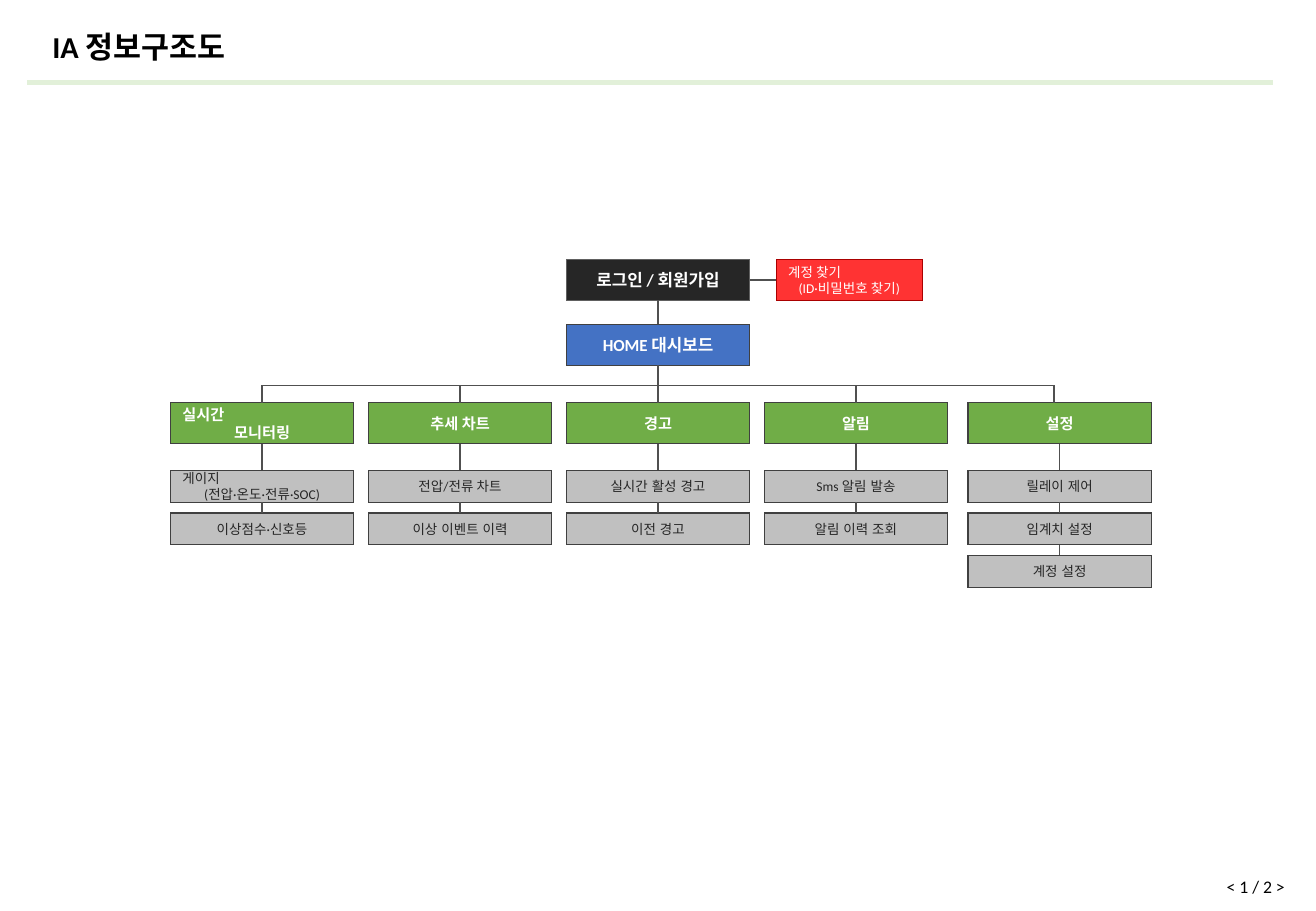
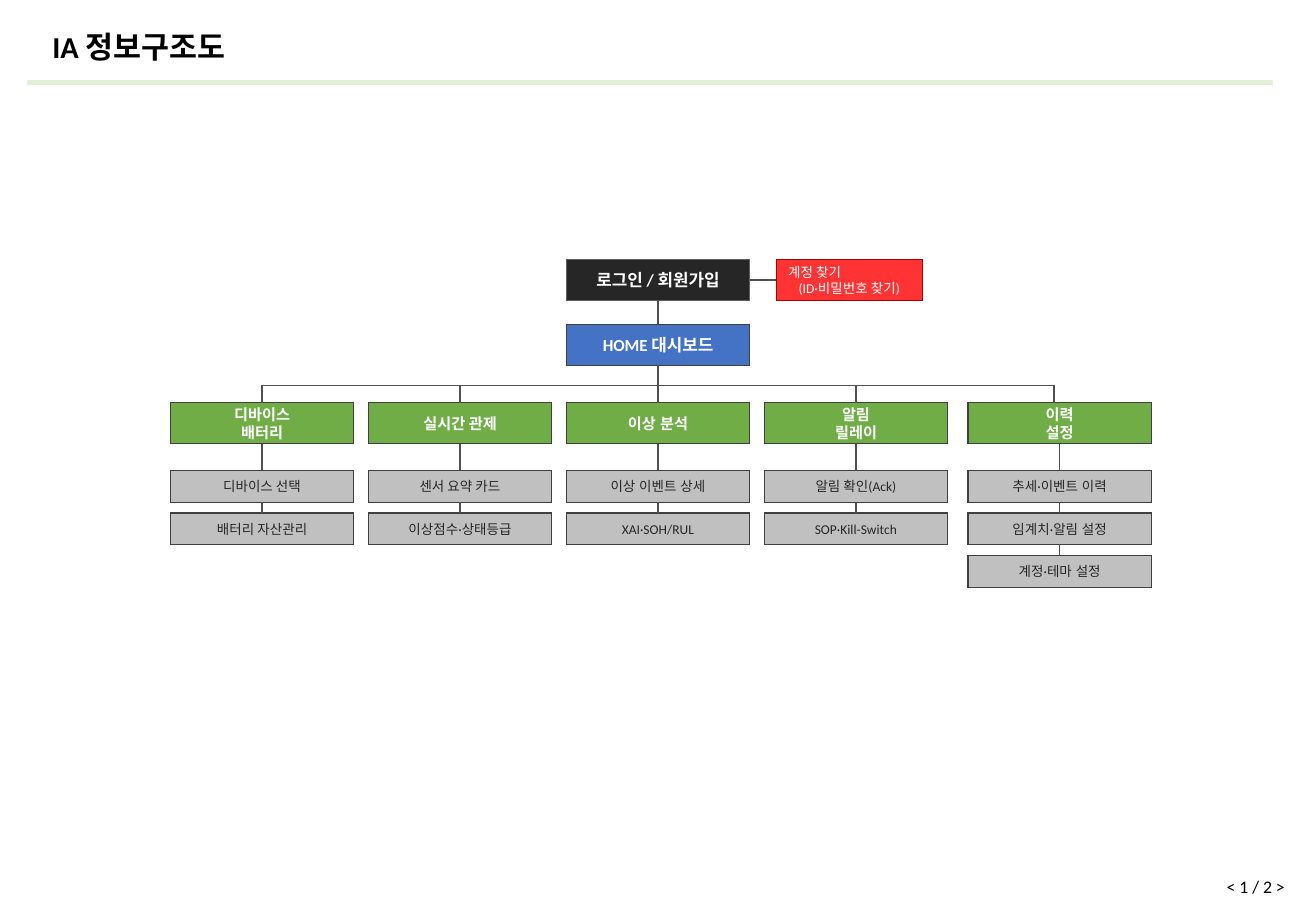
Before and after one commit to ricky30825-creator/BMS, a slide deck: slide 37 of 설계 산출물/설계 산출물_v4_6.29.pptx (slide 39 before the commit). Drawn at 1316x911 pixels with LibreOffice and Linux fonts; fonts in the diff are those of the drawing. Boxes give left, top, right and bottom in pixels: in the first picture for what was removed or moved away, otherwise in the second. Text is boxed around its words. In the diff, an @@ line names an element or a change of style, - is before the commit and + after.

Commit message:
docs: update IA slides 37 and 38

```diff
--- a/설계 산출물/설계 산출물_v4_6.29.pptx
+++ b/설계 산출물/설계 산출물_v4_6.29.pptx
@@ text in rectangle at (234,407,290,440): text changed @@
-실시간
-모니터링
+디바이스
+배터리
@@ text in rectangle at (423,416,497,431): text changed @@
-추세 차트
+실시간 관제
@@ text in rectangle at (628,416,688,431): text changed @@
-경고
+이상 분석
@@ text in rectangle at (1046,407,1074,422): paragraph added @@
+이력
@@ text in rectangle at (835,425,877,440): paragraph added @@
+릴레이
@@ text in rectangle at (223,480,301,492): text changed @@
-게이지
-(전압·온도·전류·SOC)
+디바이스 선택
@@ text in rectangle at (420,480,500,492): text changed @@
-전압/전류 차트
+센서 요약 카드
@@ text in rectangle at (611,480,705,492): text changed @@
-실시간 활성 경고
+이상 이벤트 상세
@@ text in rectangle at (816,480,896,493): text changed @@
-Sms 알림 발송
+알림 확인(Ack)
@@ text in rectangle at (1012,480,1107,492): text changed @@
-릴레이 제어
+추세·이벤트 이력
@@ text in rectangle at (217,523,307,535): text changed @@
-이상점수·신호등
+배터리 자산관리
@@ text in rectangle at (408,523,511,535): text changed @@
-이상 이벤트 이력
+이상점수·상태등급
@@ text in rectangle at (622,525,694,535): text changed @@
-이전 경고
+XAI·SOH/RUL
@@ text in rectangle at (815,524,897,534): text changed @@
-알림 이력 조회
+SOP·Kill-Switch
@@ text in rectangle at (1012,523,1107,535): text changed @@
-임계치 설정
+임계치·알림 설정
@@ text in rectangle at (1019,565,1101,577): text changed @@
-계정 설정
+계정·테마 설정
```
Also in this commit, not shown: 3 other slides changed, 1 slide added, 33 slides removed.
